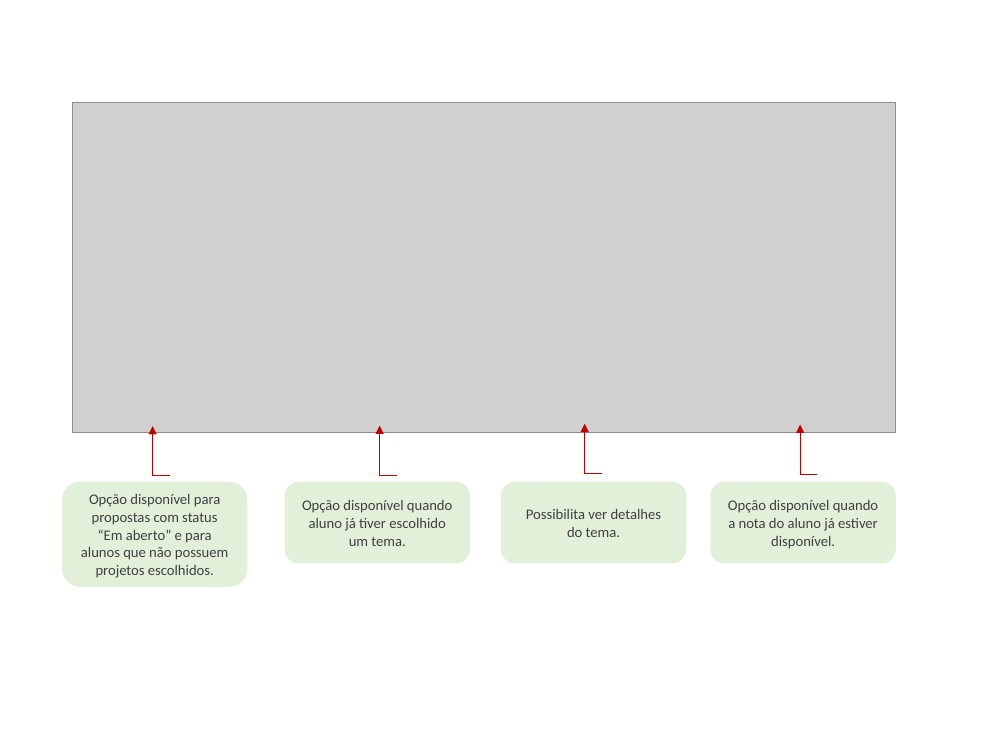
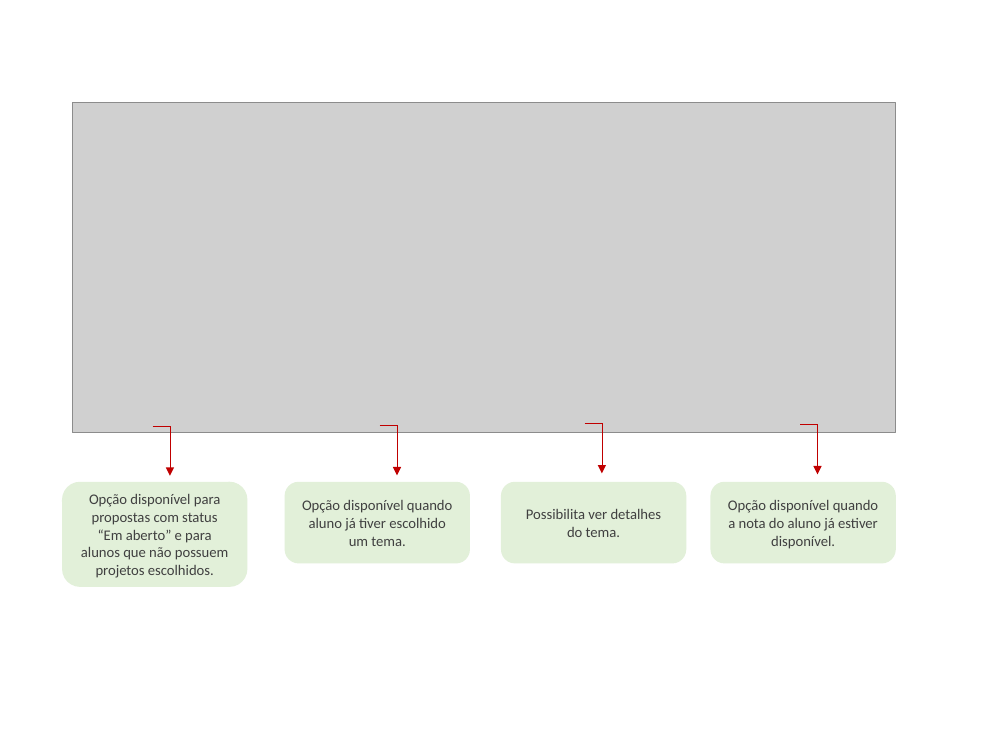
Before and after one commit to Alexandresl/trabalho-java, a slide deck: slide 13 of manual java.odp. Drawn at 1008x756 pixels with LibreOffice and Linux fonts; fonts in the diff are those of the drawing; grey boxes stand for pictures; background and template pictures are left out. Boxes give left, top, right and bottom in pixels: in the first picture for what was removed or moved away, otherwise in the second. Text is boxed around its words. In the diff, an @@ line names an element or a change of style, - is before the commit and + after.

```diff
--- a/manual java.odp
+++ b/manual java.odp
@@ 4 elbow arrows: place and size @@
-4 elbow arrows at <box>152,423,817,476</box>
+4 elbow arrows at <box>152,423,817,476</box>
```
Also in this commit, not shown: 1 other slide changed, 5 other files.
